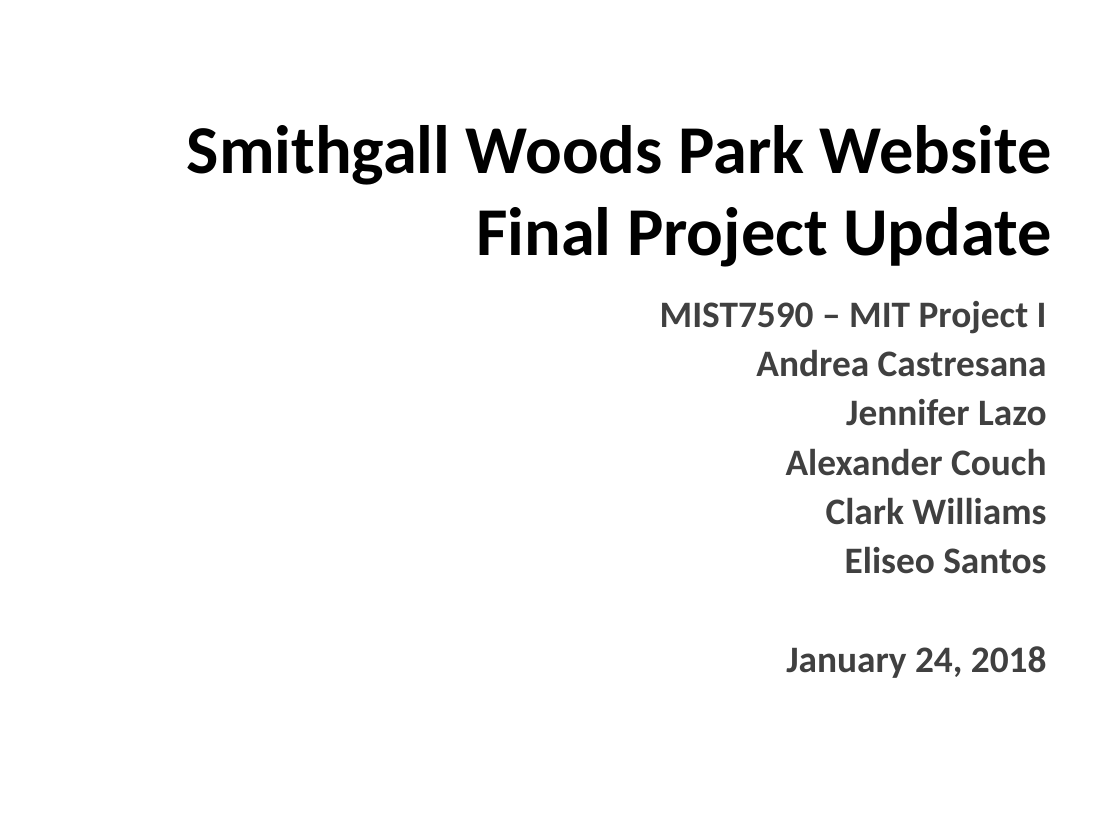
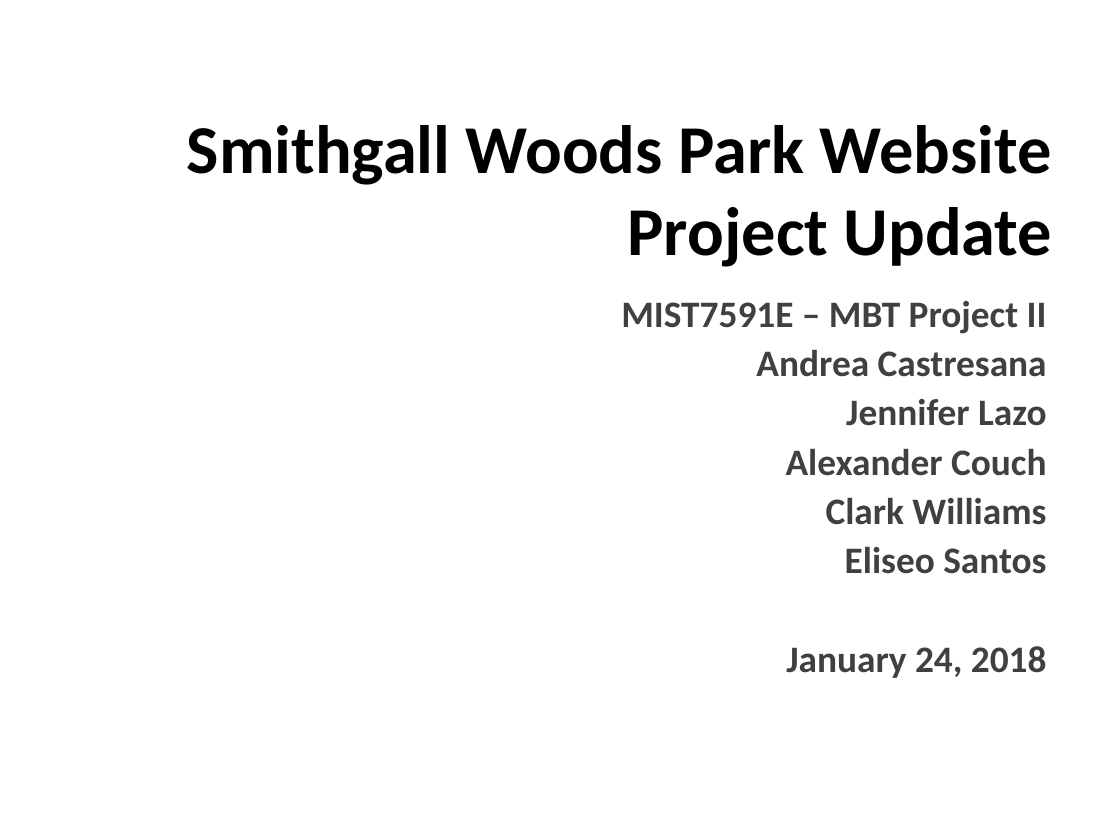
Before and after one commit to ehsantos11/MIST7590-Smithgall-Project, a slide deck: slide 1 of SGW Project Update 24Jan18.pptx. Drawn at 1120x840 pixels with LibreOffice and Linux fonts; fonts in the diff are those of the drawing; background and template pictures are left out. Boxes give left, top, right and bottom in pixels: in the first picture for what was removed or moved away, otherwise in the second. Text is boxed around its words. In the diff, an @@ line names an element or a change of style, - is before the commit and + after.

Commit message:
Added Project Update slides for 24Jan18

```diff
--- a/SGW Project Update 24Jan18.pptx
+++ b/SGW Project Update 24Jan18.pptx
@@ text at (x1=627, y1=207, x2=1053, y2=267): text changed @@
-Final Project Update
+Project Update
@@ text at (x1=621, y1=301, x2=1047, y2=334): text changed @@
-MIST7590 – MIT Project I
+MIST7591E – MBT Project II
```
